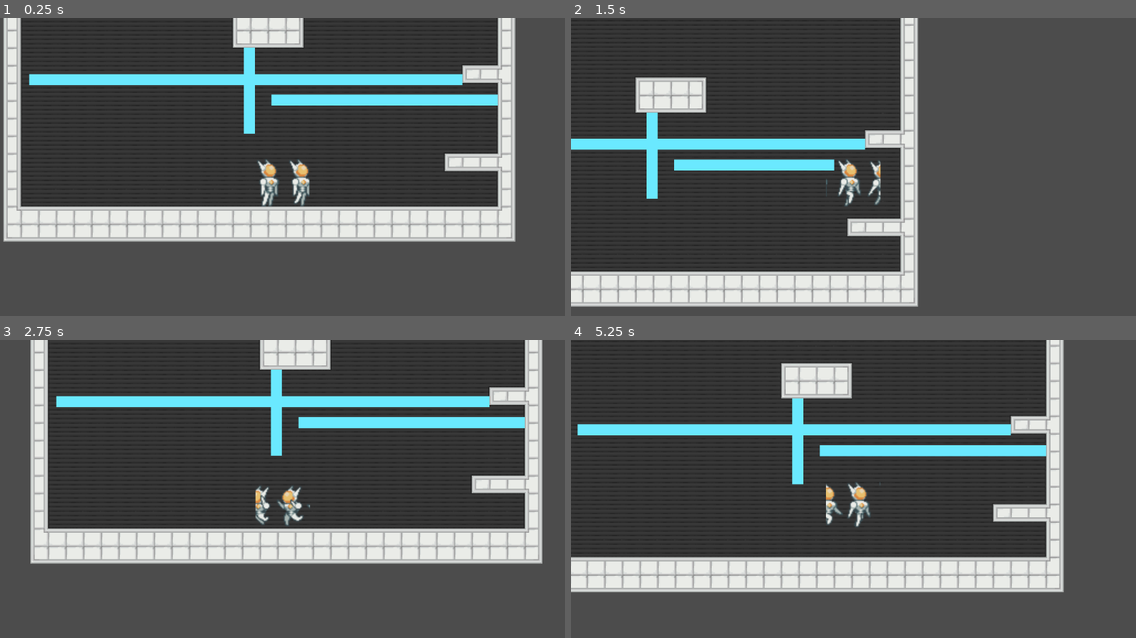
Above: before the commit, frames 1-4 (two rows, left to right).
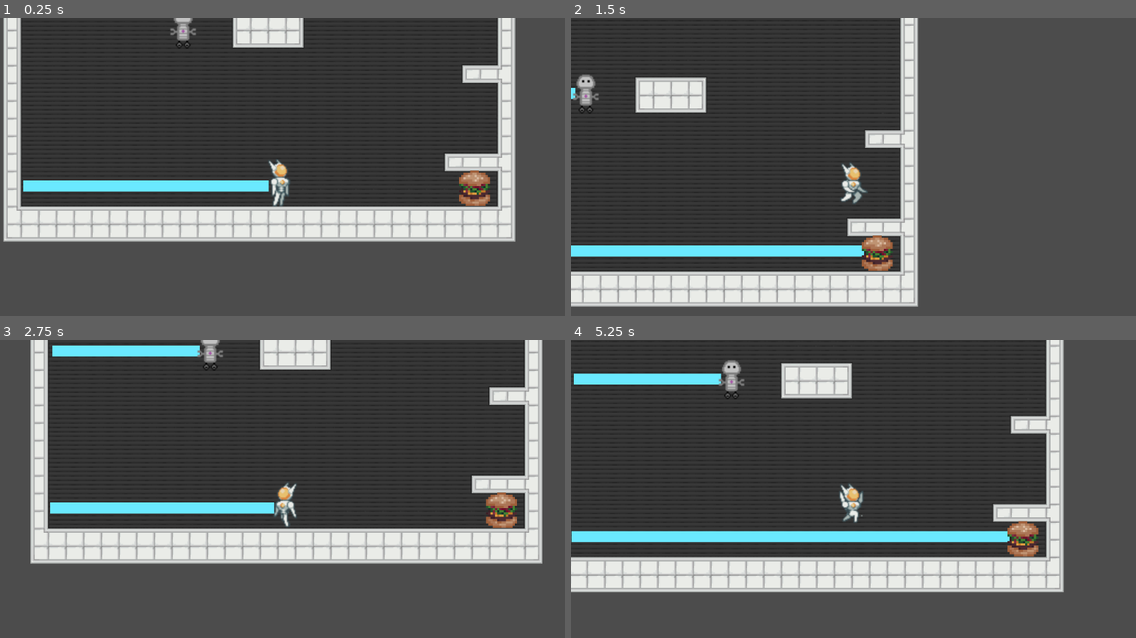
Above: after the commit, the same moments.

Repository: rakthalekk/VGDC-Fall-2021-Project
Game: Godot game, scene res://src/levels/Main.tscn
Two runs of this game, one before a commit and one after it. Both use one fixed random seed, a clock stepped at 60 frames per second and the inputs below.
Inputs:
- Up to frame 1 (0.25 s): no input
- Up to frame 2 (1.5 s): tap Enter at 0.5 s; hold Right (move_right) from 0.53 s (still down); tap Z (jump) at 0.6, 0.77, 1.07, 1.35 s
- Up to frame 3 (2.75 s): tap Z (jump) at 1.52, 1.82, 2.1 s; release Right (move_right) at 2.03 s; hold Left (move_left) from 2.03 s (still down)
- Up to frame 4 (5.25 s): release Left (move_left) at 2.78 s; hold Right (move_right) 2.78-4.28 s; tap Z (jump) at 2.85, 3.02, 3.32, 3.6, 3.77, 4.07, 4.35, 4.52, 4.82, 5.1 s; hold Left (move_left) 4.28-5.03 s; hold Right (move_right) from 5.03 s (still down)

The runs differ from the first frame. In frame 1, 8.3% of the frame differs, in the area x 4-89%, y 0-64%; in frame 2, 6.9%; in frame 3, 8.8%; in frame 4, 11%, in the area x 0-85%, y 6-73%.

Commit message:
added jump anim, basic laser base, work in progress mirror

Diff:
--- a/Puzzle Platformer/project.godot
+++ b/Puzzle Platformer/project.godot
@@ -8,9 +8,26 @@
 
 config_version=4
 
-_global_script_classes=[  ]
+_global_script_classes=[ {
+"base": "RayCast2D",
+"class": "Laser",
+"language": "GDScript",
+"path": "res://src/level_mechanics/Laser.gd"
+}, {
+"base": "Area2D",
+"class": "LaserBase",
+"language": "GDScript",
+"path": "res://src/level_mechanics/LaserBase.gd"
+}, {
+"base": "Area2D",
+"class": "Mirror",
+"language": "GDScript",
+"path": "res://src/level_mechanics/Mirror.gd"
+} ]
 _global_script_class_icons={
-
+"Laser": "",
+"LaserBase": "",
+"Mirror": ""
 }
 
 [application]
--- a/Puzzle Platformer/src/entities/Player.gd
+++ b/Puzzle Platformer/src/entities/Player.gd
@@ -63,7 +63,11 @@
 
 # Returns player's current animation
 func get_new_animation():
-	if abs(_velocity.x) > 0:
+	if _velocity.y < 0:
+		return "jump"
+	elif _velocity.y > 0:
+		return "fall"
+	elif abs(_velocity.x) > 0:
 		return "move"
 	else:
 		return "idle"
--- a/Puzzle Platformer/src/entities/Player.tscn
+++ b/Puzzle Platformer/src/entities/Player.tscn
@@ -1,10 +1,25 @@
-[gd_scene load_steps=6 format=2]
+[gd_scene load_steps=8 format=2]
 
 [ext_resource path="res://assets/sprites/playerCharacter.png" type="Texture" id=1]
 [ext_resource path="res://src/entities/Player.gd" type="Script" id=2]
 
 [sub_resource type="RectangleShape2D" id=1]
 extents = Vector2( 10.9238, 20.9308 )
+
+[sub_resource type="Animation" id=5]
+resource_name = "fall"
+tracks/0/type = "value"
+tracks/0/path = NodePath("Sprite:frame")
+tracks/0/interp = 1
+tracks/0/loop_wrap = true
+tracks/0/imported = false
+tracks/0/enabled = true
+tracks/0/keys = {
+"times": PoolRealArray( 0 ),
+"transitions": PoolRealArray( 1 ),
+"update": 1,
+"values": [ 16 ]
+}
 
 [sub_resource type="Animation" id=2]
 resource_name = "idle"
@@ -20,6 +35,22 @@
 "transitions": PoolRealArray( 1 ),
 "update": 1,
 "values": [ 0 ]
+}
+
+[sub_resource type="Animation" id=4]
+resource_name = "jump"
+step = 0.05
+tracks/0/type = "value"
+tracks/0/path = NodePath("Sprite:frame")
+tracks/0/interp = 1
+tracks/0/loop_wrap = true
+tracks/0/imported = false
+tracks/0/enabled = true
+tracks/0/keys = {
+"times": PoolRealArray( 0, 0.05, 0.1, 0.15, 0.2, 0.25, 0.3, 0.35, 0.4 ),
+"transitions": PoolRealArray( 1, 1, 1, 1, 1, 1, 1, 1, 1 ),
+"update": 1,
+"values": [ 9, 9, 10, 11, 12, 13, 14, 15, 16 ]
 }
 
 [sub_resource type="Animation" id=3]
@@ -48,11 +79,13 @@
 
 [node name="Sprite" type="Sprite" parent="."]
 texture = ExtResource( 1 )
-hframes = 10
-frame = 1
+hframes = 17
+frame = 16
 
 [node name="AnimationPlayer" type="AnimationPlayer" parent="."]
+anims/fall = SubResource( 5 )
 anims/idle = SubResource( 2 )
+anims/jump = SubResource( 4 )
 anims/move = SubResource( 3 )
 
 [node name="Camera2D" type="Camera2D" parent="."]
--- a/Puzzle Platformer/src/level_mechanics/Laser.gd
+++ b/Puzzle Platformer/src/level_mechanics/Laser.gd
@@ -1,6 +1,9 @@
 # This program uses code from the "Make a Laser Beam in Godot in 1 Minute video by GDQuest.
 # CC-By 4.0 - GDQuest and contributors - https://www.gdquest.com/
+class_name Laser
 extends RayCast2D
+
+signal power_on
 
 export var is_casting := true setget set_is_casting
 
@@ -8,7 +11,7 @@
 
 
 func _ready():
-	set_physics_process(true)
+	set_physics_process(is_casting)
 	$Line2D.points[1] = Vector2.ZERO
 
 
@@ -18,6 +21,8 @@
 
 	if is_colliding():
 		cast_point = to_local(get_collision_point())
+		if get_collider() is LaserBase:
+			emit_signal("power_on")
 
 	$Line2D.points[1] = cast_point
 
@@ -42,3 +47,8 @@
 	$Tween.stop_all()
 	$Tween.interpolate_property($Line2D, "width", 10.0, 0, 0.1)
 	$Tween.start()
+
+
+func _on_LaserBase_enable():
+	is_casting = true
+	set_physics_process(is_casting)
--- a/Puzzle Platformer/src/level_mechanics/Laser.tscn
+++ b/Puzzle Platformer/src/level_mechanics/Laser.tscn
@@ -7,6 +7,8 @@
 
 [node name="Laser" type="RayCast2D"]
 cast_to = Vector2( 1000, 0 )
+collision_mask = 3
+collide_with_areas = true
 script = ExtResource( 1 )
 
 [node name="Line2D" type="Line2D" parent="."]
--- /dev/null
+++ b/Puzzle Platformer/src/level_mechanics/LaserBase.gd
@@ -0,0 +1,7 @@
+class_name LaserBase
+extends Area2D
+
+signal enable
+
+func _on_Laser_power_on():
+	emit_signal("enable")
--- /dev/null
+++ b/Puzzle Platformer/src/level_mechanics/LaserBase.tscn
@@ -0,0 +1,17 @@
+[gd_scene load_steps=4 format=2]
+
+[ext_resource path="res://assets/sprites/Sprite-0002.png" type="Texture" id=1]
+[ext_resource path="res://src/level_mechanics/LaserBase.gd" type="Script" id=2]
+
+[sub_resource type="RectangleShape2D" id=1]
+
+[node name="LaserBase" type="Area2D"]
+collision_layer = 2
+collision_mask = 0
+script = ExtResource( 2 )
+
+[node name="CollisionShape2D" type="CollisionShape2D" parent="."]
+shape = SubResource( 1 )
+
+[node name="Sprite" type="Sprite" parent="."]
+texture = ExtResource( 1 )
--- /dev/null
+++ b/Puzzle Platformer/src/level_mechanics/Mirror.gd
@@ -0,0 +1,11 @@
+class_name Mirror
+extends Area2D
+
+export(String, "up", "down") var orientation = "up"
+
+onready var sprite = $Sprite
+
+# Called when the node enters the scene tree for the first time.
+func _ready():
+	if orientation == "down":
+		sprite.scale.y = -1
--- /dev/null
+++ b/Puzzle Platformer/src/level_mechanics/Mirror.tscn
@@ -0,0 +1,18 @@
+[gd_scene load_steps=4 format=2]
+
+[ext_resource path="res://src/level_mechanics/Mirror.gd" type="Script" id=1]
+[ext_resource path="res://assets/sprites/player.png" type="Texture" id=2]
+
+[sub_resource type="RectangleShape2D" id=1]
+
+[node name="Mirror" type="Area2D"]
+collision_layer = 2147483650
+collision_mask = 0
+script = ExtResource( 1 )
+
+[node name="CollisionShape2D" type="CollisionShape2D" parent="."]
+shape = SubResource( 1 )
+
+[node name="Sprite" type="Sprite" parent="."]
+texture = ExtResource( 2 )
+hframes = 5
--- a/Puzzle Platformer/src/levels/Main.tscn
+++ b/Puzzle Platformer/src/levels/Main.tscn
@@ -1,12 +1,14 @@
-[gd_scene load_steps=55 format=2]
+[gd_scene load_steps=57 format=2]
 
 [ext_resource path="res://src/entities/Player.tscn" type="PackedScene" id=1]
 [ext_resource path="res://assets/tilesets/Mat2TileMap.png" type="Texture" id=2]
 [ext_resource path="res://src/level_mechanics/Laser.tscn" type="PackedScene" id=3]
 [ext_resource path="res://assets/sprites/Sprite-0002.png" type="Texture" id=4]
 [ext_resource path="res://assets/tilesets/Back1TileMap.png" type="Texture" id=5]
-
-[sub_resource type="TileSet" id=60]
+[ext_resource path="res://src/level_mechanics/LaserBase.tscn" type="PackedScene" id=6]
+[ext_resource path="res://src/level_mechanics/Mirror.tscn" type="PackedScene" id=7]
+
+[sub_resource type="TileSet" id=1]
 0/name = "Back1TileMap.png 0"
 0/texture = ExtResource( 5 )
 0/tex_offset = Vector2( 0, 0 )
@@ -31,6 +33,39 @@
 0/shapes = [  ]
 0/z_index = 0
 
+[sub_resource type="ConvexPolygonShape2D" id=2]
+points = PoolVector2Array( 0, 0, 16, 0, 16, 16, 0, 16 )
+
+[sub_resource type="ConvexPolygonShape2D" id=3]
+points = PoolVector2Array( 0, 0, 16, 0, 16, 16, 0, 16 )
+
+[sub_resource type="ConvexPolygonShape2D" id=4]
+points = PoolVector2Array( 0, 0, 16, 0, 16, 16, 0, 16 )
+
+[sub_resource type="ConvexPolygonShape2D" id=5]
+points = PoolVector2Array( 0, 0, 16, 0, 16, 16, 0, 16 )
+
+[sub_resource type="ConvexPolygonShape2D" id=6]
+points = PoolVector2Array( 0, 0, 16, 0, 16, 16, 0, 16 )
+
+[sub_resource type="ConvexPolygonShape2D" id=7]
+points = PoolVector2Array( 0, 0, 16, 0, 16, 16, 0, 16 )
+
+[sub_resource type="ConvexPolygonShape2D" id=8]
+points = PoolVector2Array( 0, 0, 16, 0, 16, 16, 0, 16 )
+
+[sub_resource type="ConvexPolygonShape2D" id=9]
+points = PoolVector2Array( 0, 0, 16, 0, 16, 16, 0, 16 )
+
+[sub_resource type="ConvexPolygonShape2D" id=10]
+points = PoolVector2Array( 0, 0, 16, 0, 16, 16, 0, 16 )
+
+[sub_resource type="ConvexPolygonShape2D" id=11]
+points = PoolVector2Array( 0, 0, 16, 0, 16, 16, 0, 16 )
+
+[sub_resource type="ConvexPolygonShape2D" id=12]
+points = PoolVector2Array( 0, 0, 16, 0, 16, 16, 0, 16 )
+
 [sub_resource type="ConvexPolygonShape2D" id=13]
 points = PoolVector2Array( 0, 0, 16, 0, 16, 16, 0, 16 )
 
@@ -139,40 +174,7 @@
 [sub_resource type="ConvexPolygonShape2D" id=48]
 points = PoolVector2Array( 0, 0, 16, 0, 16, 16, 0, 16 )
 
-[sub_resource type="ConvexPolygonShape2D" id=49]
-points = PoolVector2Array( 0, 0, 16, 0, 16, 16, 0, 16 )
-
-[sub_resource type="ConvexPolygonShape2D" id=50]
-points = PoolVector2Array( 0, 0, 16, 0, 16, 16, 0, 16 )
-
-[sub_resource type="ConvexPolygonShape2D" id=51]
-points = PoolVector2Array( 0, 0, 16, 0, 16, 16, 0, 16 )
-
-[sub_resource type="ConvexPolygonShape2D" id=52]
-points = PoolVector2Array( 0, 0, 16, 0, 16, 16, 0, 16 )
-
-[sub_resource type="ConvexPolygonShape2D" id=53]
-points = PoolVector2Array( 0, 0, 16, 0, 16, 16, 0, 16 )
-
-[sub_resource type="ConvexPolygonShape2D" id=54]
-points = PoolVector2Array( 0, 0, 16, 0, 16, 16, 0, 16 )
-
-[sub_resource type="ConvexPolygonShape2D" id=55]
-points = PoolVector2Array( 0, 0, 16, 0, 16, 16, 0, 16 )
-
-[sub_resource type="ConvexPolygonShape2D" id=56]
-points = PoolVector2Array( 0, 0, 16, 0, 16, 16, 0, 16 )
-
-[sub_resource type="ConvexPolygonShape2D" id=57]
-points = PoolVector2Array( 0, 0, 16, 0, 16, 16, 0, 16 )
-
-[sub_resource type="ConvexPolygonShape2D" id=58]
-points = PoolVector2Array( 0, 0, 16, 0, 16, 16, 0, 16 )
-
-[sub_resource type="ConvexPolygonShape2D" id=59]
-points = PoolVector2Array( 0, 0, 16, 0, 16, 16, 0, 16 )
-
-[sub_resource type="TileSet" id=2]
+[sub_resource type="TileSet" id=49]
 0/name = "Mat2TileMap.png 0"
 0/texture = ExtResource( 2 )
 0/tex_offset = Vector2( 0, 0 )
@@ -192,290 +194,290 @@
 0/navigation_offset = Vector2( 0, 0 )
 0/shape_offset = Vector2( 0, 0 )
 0/shape_transform = Transform2D( 1, 0, 0, 1, 0, 0 )
-0/shape = SubResource( 13 )
+0/shape = SubResource( 2 )
 0/shape_one_way = false
 0/shape_one_way_margin = 1.0
 0/shapes = [ {
 "autotile_coord": Vector2( 0, 0 ),
 "one_way": false,
 "one_way_margin": 1.0,
+"shape": SubResource( 2 ),
+"shape_transform": Transform2D( 1, 0, 0, 1, 0, 0 )
+}, {
+"autotile_coord": Vector2( 1, 0 ),
+"one_way": false,
+"one_way_margin": 1.0,
+"shape": SubResource( 3 ),
+"shape_transform": Transform2D( 1, 0, 0, 1, 0, 0 )
+}, {
+"autotile_coord": Vector2( 2, 0 ),
+"one_way": false,
+"one_way_margin": 1.0,
+"shape": SubResource( 4 ),
+"shape_transform": Transform2D( 1, 0, 0, 1, 0, 0 )
+}, {
+"autotile_coord": Vector2( 3, 0 ),
+"one_way": false,
+"one_way_margin": 1.0,
+"shape": SubResource( 5 ),
+"shape_transform": Transform2D( 1, 0, 0, 1, 0, 0 )
+}, {
+"autotile_coord": Vector2( 4, 0 ),
+"one_way": false,
+"one_way_margin": 1.0,
+"shape": SubResource( 6 ),
+"shape_transform": Transform2D( 1, 0, 0, 1, 0, 0 )
+}, {
+"autotile_coord": Vector2( 5, 0 ),
+"one_way": false,
+"one_way_margin": 1.0,
+"shape": SubResource( 7 ),
+"shape_transform": Transform2D( 1, 0, 0, 1, 0, 0 )
+}, {
+"autotile_coord": Vector2( 6, 0 ),
+"one_way": false,
+"one_way_margin": 1.0,
+"shape": SubResource( 8 ),
+"shape_transform": Transform2D( 1, 0, 0, 1, 0, 0 )
+}, {
+"autotile_coord": Vector2( 7, 0 ),
+"one_way": false,
+"one_way_margin": 1.0,
+"shape": SubResource( 9 ),
+"shape_transform": Transform2D( 1, 0, 0, 1, 0, 0 )
+}, {
+"autotile_coord": Vector2( 8, 0 ),
+"one_way": false,
+"one_way_margin": 1.0,
+"shape": SubResource( 10 ),
+"shape_transform": Transform2D( 1, 0, 0, 1, 0, 0 )
+}, {
+"autotile_coord": Vector2( 9, 0 ),
+"one_way": false,
+"one_way_margin": 1.0,
+"shape": SubResource( 11 ),
+"shape_transform": Transform2D( 1, 0, 0, 1, 0, 0 )
+}, {
+"autotile_coord": Vector2( 10, 0 ),
+"one_way": false,
+"one_way_margin": 1.0,
+"shape": SubResource( 12 ),
+"shape_transform": Transform2D( 1, 0, 0, 1, 0, 0 )
+}, {
+"autotile_coord": Vector2( 11, 0 ),
+"one_way": false,
+"one_way_margin": 1.0,
 "shape": SubResource( 13 ),
 "shape_transform": Transform2D( 1, 0, 0, 1, 0, 0 )
 }, {
-"autotile_coord": Vector2( 1, 0 ),
+"autotile_coord": Vector2( 0, 1 ),
 "one_way": false,
 "one_way_margin": 1.0,
 "shape": SubResource( 14 ),
 "shape_transform": Transform2D( 1, 0, 0, 1, 0, 0 )
 }, {
-"autotile_coord": Vector2( 2, 0 ),
+"autotile_coord": Vector2( 1, 1 ),
 "one_way": false,
 "one_way_margin": 1.0,
 "shape": SubResource( 15 ),
 "shape_transform": Transform2D( 1, 0, 0, 1, 0, 0 )
 }, {
-"autotile_coord": Vector2( 3, 0 ),
+"autotile_coord": Vector2( 2, 1 ),
 "one_way": false,
 "one_way_margin": 1.0,
 "shape": SubResource( 16 ),
 "shape_transform": Transform2D( 1, 0, 0, 1, 0, 0 )
 }, {
-"autotile_coord": Vector2( 4, 0 ),
+"autotile_coord": Vector2( 3, 1 ),
 "one_way": false,
 "one_way_margin": 1.0,
 "shape": SubResource( 17 ),
 "shape_transform": Transform2D( 1, 0, 0, 1, 0, 0 )
 }, {
-"autotile_coord": Vector2( 5, 0 ),
+"autotile_coord": Vector2( 4, 1 ),
 "one_way": false,
 "one_way_margin": 1.0,
 "shape": SubResource( 18 ),
 "shape_transform": Transform2D( 1, 0, 0, 1, 0, 0 )
 }, {
-"autotile_coord": Vector2( 6, 0 ),
+"autotile_coord": Vector2( 5, 1 ),
 "one_way": false,
 "one_way_margin": 1.0,
 "shape": SubResource( 19 ),
 "shape_transform": Transform2D( 1, 0, 0, 1, 0, 0 )
 }, {
-"autotile_coord": Vector2( 7, 0 ),
+"autotile_coord": Vector2( 6, 1 ),
 "one_way": false,
 "one_way_margin": 1.0,
 "shape": SubResource( 20 ),
 "shape_transform": Transform2D( 1, 0, 0, 1, 0, 0 )
 }, {
-"autotile_coord": Vector2( 8, 0 ),
+"autotile_coord": Vector2( 7, 1 ),
 "one_way": false,
 "one_way_margin": 1.0,
 "shape": SubResource( 21 ),
 "shape_transform": Transform2D( 1, 0, 0, 1, 0, 0 )
 }, {
-"autotile_coord": Vector2( 9, 0 ),
+"autotile_coord": Vector2( 8, 1 ),
 "one_way": false,
 "one_way_margin": 1.0,
 "shape": SubResource( 22 ),
 "shape_transform": Transform2D( 1, 0, 0, 1, 0, 0 )
 }, {
-"autotile_coord": Vector2( 10, 0 ),
+"autotile_coord": Vector2( 9, 1 ),
 "one_way": false,
 "one_way_margin": 1.0,
 "shape": SubResource( 23 ),
 "shape_transform": Transform2D( 1, 0, 0, 1, 0, 0 )
 }, {
-"autotile_coord": Vector2( 11, 0 ),
+"autotile_coord": Vector2( 11, 1 ),
 "one_way": false,
 "one_way_margin": 1.0,
 "shape": SubResource( 24 ),
 "shape_transform": Transform2D( 1, 0, 0, 1, 0, 0 )
 }, {
-"autotile_coord": Vector2( 0, 1 ),
+"autotile_coord": Vector2( 0, 2 ),
 "one_way": false,
 "one_way_margin": 1.0,
 "shape": SubResource( 25 ),
 "shape_transform": Transform2D( 1, 0, 0, 1, 0, 0 )
 }, {
-"autotile_coord": Vector2( 1, 1 ),
+"autotile_coord": Vector2( 1, 2 ),
 "one_way": false,
 "one_way_margin": 1.0,
 "shape": SubResource( 26 ),
 "shape_transform": Transform2D( 1, 0, 0, 1, 0, 0 )
 }, {
-"autotile_coord": Vector2( 2, 1 ),
+"autotile_coord": Vector2( 2, 2 ),
 "one_way": false,
 "one_way_margin": 1.0,
 "shape": SubResource( 27 ),
 "shape_transform": Transform2D( 1, 0, 0, 1, 0, 0 )
 }, {
-"autotile_coord": Vector2( 3, 1 ),
+"autotile_coord": Vector2( 3, 2 ),
 "one_way": false,
 "one_way_margin": 1.0,
 "shape": SubResource( 28 ),
 "shape_transform": Transform2D( 1, 0, 0, 1, 0, 0 )
 }, {
-"autotile_coord": Vector2( 4, 1 ),
+"autotile_coord": Vector2( 4, 2 ),
 "one_way": false,
 "one_way_margin": 1.0,
 "shape": SubResource( 29 ),
 "shape_transform": Transform2D( 1, 0, 0, 1, 0, 0 )
 }, {
-"autotile_coord": Vector2( 5, 1 ),
+"autotile_coord": Vector2( 5, 2 ),
 "one_way": false,
 "one_way_margin": 1.0,
 "shape": SubResource( 30 ),
 "shape_transform": Transform2D( 1, 0, 0, 1, 0, 0 )
 }, {
-"autotile_coord": Vector2( 6, 1 ),
+"autotile_coord": Vector2( 6, 2 ),
 "one_way": false,
 "one_way_margin": 1.0,
 "shape": SubResource( 31 ),
 "shape_transform": Transform2D( 1, 0, 0, 1, 0, 0 )
 }, {
-"autotile_coord": Vector2( 7, 1 ),
+"autotile_coord": Vector2( 7, 2 ),
 "one_way": false,
 "one_way_margin": 1.0,
 "shape": SubResource( 32 ),
 "shape_transform": Transform2D( 1, 0, 0, 1, 0, 0 )
 }, {
-"autotile_coord": Vector2( 8, 1 ),
+"autotile_coord": Vector2( 8, 2 ),
 "one_way": false,
 "one_way_margin": 1.0,
 "shape": SubResource( 33 ),
 "shape_transform": Transform2D( 1, 0, 0, 1, 0, 0 )
 }, {
-"autotile_coord": Vector2( 9, 1 ),
+"autotile_coord": Vector2( 9, 2 ),
 "one_way": false,
 "one_way_margin": 1.0,
 "shape": SubResource( 34 ),
 "shape_transform": Transform2D( 1, 0, 0, 1, 0, 0 )
 }, {
-"autotile_coord": Vector2( 11, 1 ),
+"autotile_coord": Vector2( 10, 2 ),
 "one_way": false,
 "one_way_margin": 1.0,
 "shape": SubResource( 35 ),
 "shape_transform": Transform2D( 1, 0, 0, 1, 0, 0 )
 }, {
-"autotile_coord": Vector2( 0, 2 ),
+"autotile_coord": Vector2( 11, 2 ),
 "one_way": false,
 "one_way_margin": 1.0,
 "shape": SubResource( 36 ),
 "shape_transform": Transform2D( 1, 0, 0, 1, 0, 0 )
 }, {
-"autotile_coord": Vector2( 1, 2 ),
+"autotile_coord": Vector2( 0, 3 ),
 "one_way": false,
 "one_way_margin": 1.0,
 "shape": SubResource( 37 ),
 "shape_transform": Transform2D( 1, 0, 0, 1, 0, 0 )
 }, {
-"autotile_coord": Vector2( 2, 2 ),
+"autotile_coord": Vector2( 1, 3 ),
 "one_way": false,
 "one_way_margin": 1.0,
 "shape": SubResource( 38 ),
 "shape_transform": Transform2D( 1, 0, 0, 1, 0, 0 )
 }, {
-"autotile_coord": Vector2( 3, 2 ),
+"autotile_coord": Vector2( 2, 3 ),
 "one_way": false,
 "one_way_margin": 1.0,
 "shape": SubResource( 39 ),
 "shape_transform": Transform2D( 1, 0, 0, 1, 0, 0 )
 }, {
-"autotile_coord": Vector2( 4, 2 ),
+"autotile_coord": Vector2( 3, 3 ),
 "one_way": false,
 "one_way_margin": 1.0,
 "shape": SubResource( 40 ),
 "shape_transform": Transform2D( 1, 0, 0, 1, 0, 0 )
 }, {
-"autotile_coord": Vector2( 5, 2 ),
+"autotile_coord": Vector2( 4, 3 ),
 "one_way": false,
 "one_way_margin": 1.0,
 "shape": SubResource( 41 ),
 "shape_transform": Transform2D( 1, 0, 0, 1, 0, 0 )
 }, {
-"autotile_coord": Vector2( 6, 2 ),
+"autotile_coord": Vector2( 5, 3 ),
 "one_way": false,
 "one_way_margin": 1.0,
 "shape": SubResource( 42 ),
 "shape_transform": Transform2D( 1, 0, 0, 1, 0, 0 )
 }, {
-"autotile_coord": Vector2( 7, 2 ),
+"autotile_coord": Vector2( 6, 3 ),
 "one_way": false,
 "one_way_margin": 1.0,
 "shape": SubResource( 43 ),
 "shape_transform": Transform2D( 1, 0, 0, 1, 0, 0 )
 }, {
-"autotile_coord": Vector2( 8, 2 ),
+"autotile_coord": Vector2( 7, 3 ),
 "one_way": false,
 "one_way_margin": 1.0,
 "shape": SubResource( 44 ),
 "shape_transform": Transform2D( 1, 0, 0, 1, 0, 0 )
 }, {
-"autotile_coord": Vector2( 9, 2 ),
+"autotile_coord": Vector2( 8, 3 ),
 "one_way": false,
 "one_way_margin": 1.0,
 "shape": SubResource( 45 ),
 "shape_transform": Transform2D( 1, 0, 0, 1, 0, 0 )
 }, {
-"autotile_coord": Vector2( 10, 2 ),
+"autotile_coord": Vector2( 9, 3 ),
 "one_way": false,
 "one_way_margin": 1.0,
 "shape": SubResource( 46 ),
 "shape_transform": Transform2D( 1, 0, 0, 1, 0, 0 )
 }, {
-"autotile_coord": Vector2( 11, 2 ),
+"autotile_coord": Vector2( 10, 3 ),
 "one_way": false,
 "one_way_margin": 1.0,
 "shape": SubResource( 47 ),
 "shape_transform": Transform2D( 1, 0, 0, 1, 0, 0 )
 }, {
-"autotile_coord": Vector2( 0, 3 ),
+"autotile_coord": Vector2( 11, 3 ),
 "one_way": false,
 "one_way_margin": 1.0,
 "shape": SubResource( 48 ),
-"shape_transform": Transform2D( 1, 0, 0, 1, 0, 0 )
-}, {
-"autotile_coord": Vector2( 1, 3 ),
-"one_way": false,
-"one_way_margin": 1.0,
-"shape": SubResource( 49 ),
-"shape_transform": Transform2D( 1, 0, 0, 1, 0, 0 )
-}, {
-"autotile_coord": Vector2( 2, 3 ),
-"one_way": false,
-"one_way_margin": 1.0,
-"shape": SubResource( 50 ),
-"shape_transform": Transform2D( 1, 0, 0, 1, 0, 0 )
-}, {
-"autotile_coord": Vector2( 3, 3 ),
-"one_way": false,
-"one_way_margin": 1.0,
-"shape": SubResource( 51 ),
-"shape_transform": Transform2D( 1, 0, 0, 1, 0, 0 )
-}, {
-"autotile_coord": Vector2( 4, 3 ),
-"one_way": false,
-"one_way_margin": 1.0,
-"shape": SubResource( 52 ),
-"shape_transform": Transform2D( 1, 0, 0, 1, 0, 0 )
-}, {
-"autotile_coord": Vector2( 5, 3 ),
-"one_way": false,
-"one_way_margin": 1.0,
-"shape": SubResource( 53 ),
-"shape_transform": Transform2D( 1, 0, 0, 1, 0, 0 )
-}, {
-"autotile_coord": Vector2( 6, 3 ),
-"one_way": false,
-"one_way_margin": 1.0,
-"shape": SubResource( 54 ),
-"shape_transform": Transform2D( 1, 0, 0, 1, 0, 0 )
-}, {
-"autotile_coord": Vector2( 7, 3 ),
-"one_way": false,
-"one_way_margin": 1.0,
-"shape": SubResource( 55 ),
-"shape_transform": Transform2D( 1, 0, 0, 1, 0, 0 )
-}, {
-"autotile_coord": Vector2( 8, 3 ),
-"one_way": false,
-"one_way_margin": 1.0,
-"shape": SubResource( 56 ),
-"shape_transform": Transform2D( 1, 0, 0, 1, 0, 0 )
-}, {
-"autotile_coord": Vector2( 9, 3 ),
-"one_way": false,
-"one_way_margin": 1.0,
-"shape": SubResource( 57 ),
-"shape_transform": Transform2D( 1, 0, 0, 1, 0, 0 )
-}, {
-"autotile_coord": Vector2( 10, 3 ),
-"one_way": false,
-"one_way_margin": 1.0,
-"shape": SubResource( 58 ),
-"shape_transform": Transform2D( 1, 0, 0, 1, 0, 0 )
-}, {
-"autotile_coord": Vector2( 11, 3 ),
-"one_way": false,
-"one_way_margin": 1.0,
-"shape": SubResource( 59 ),
 "shape_transform": Transform2D( 1, 0, 0, 1, 0, 0 )
 } ]
 0/z_index = 0
@@ -509,16 +511,21 @@
 }
 
 [node name="Laser" parent="." instance=ExtResource( 3 )]
-position = Vector2( 34.9201, -64.2118 )
-
-[node name="Laser3" parent="." instance=ExtResource( 3 )]
-position = Vector2( -184.708, -83.1794 )
+position = Vector2( -190.032, 13.742 )
 
 [node name="Laser2" parent="." instance=ExtResource( 3 )]
-position = Vector2( 14.8875, -34.0332 )
-cast_to = Vector2( 0, -1000 )
+position = Vector2( -188.25, -129.248 )
+is_casting = false
 
 [node name="Sprite" type="Sprite" parent="."]
 position = Vector2( 36.1585, -306.086 )
 scale = Vector2( 5, 5 )
 texture = ExtResource( 4 )
+
+[node name="LaserBase" parent="." instance=ExtResource( 6 )]
+position = Vector2( 218.716, 15.5908 )
+
+[node name="Mirror" parent="." instance=ExtResource( 7 )]
+position = Vector2( -44.545, -128.29 )
+[connection signal="power_on" from="Laser" to="LaserBase" method="_on_Laser_power_on"]
+[connection signal="enable" from="LaserBase" to="Laser2" method="_on_LaserBase_enable"]
Not shown: 2 places in Puzzle Platformer/src/levels/Main.tscn that only renumber resources
